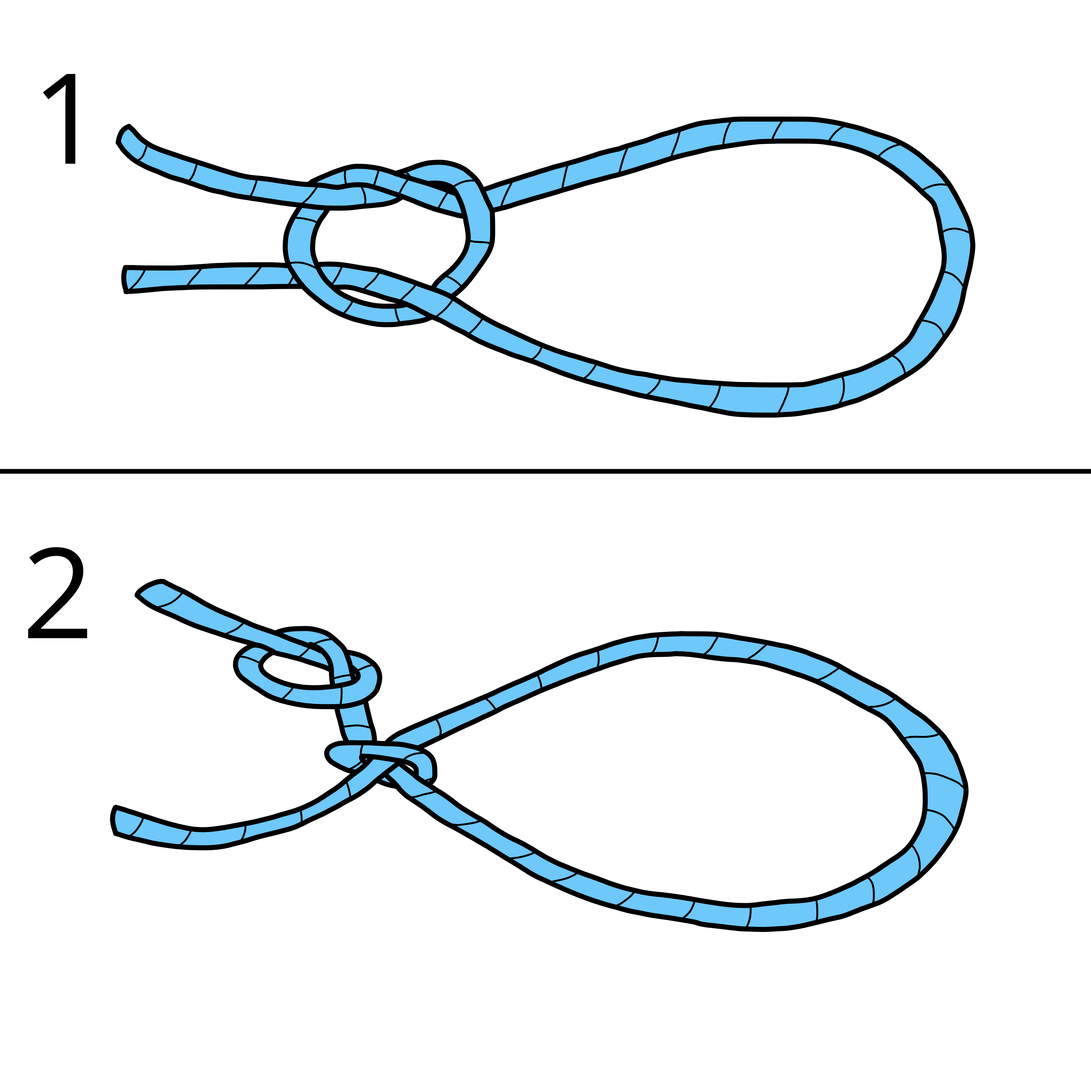
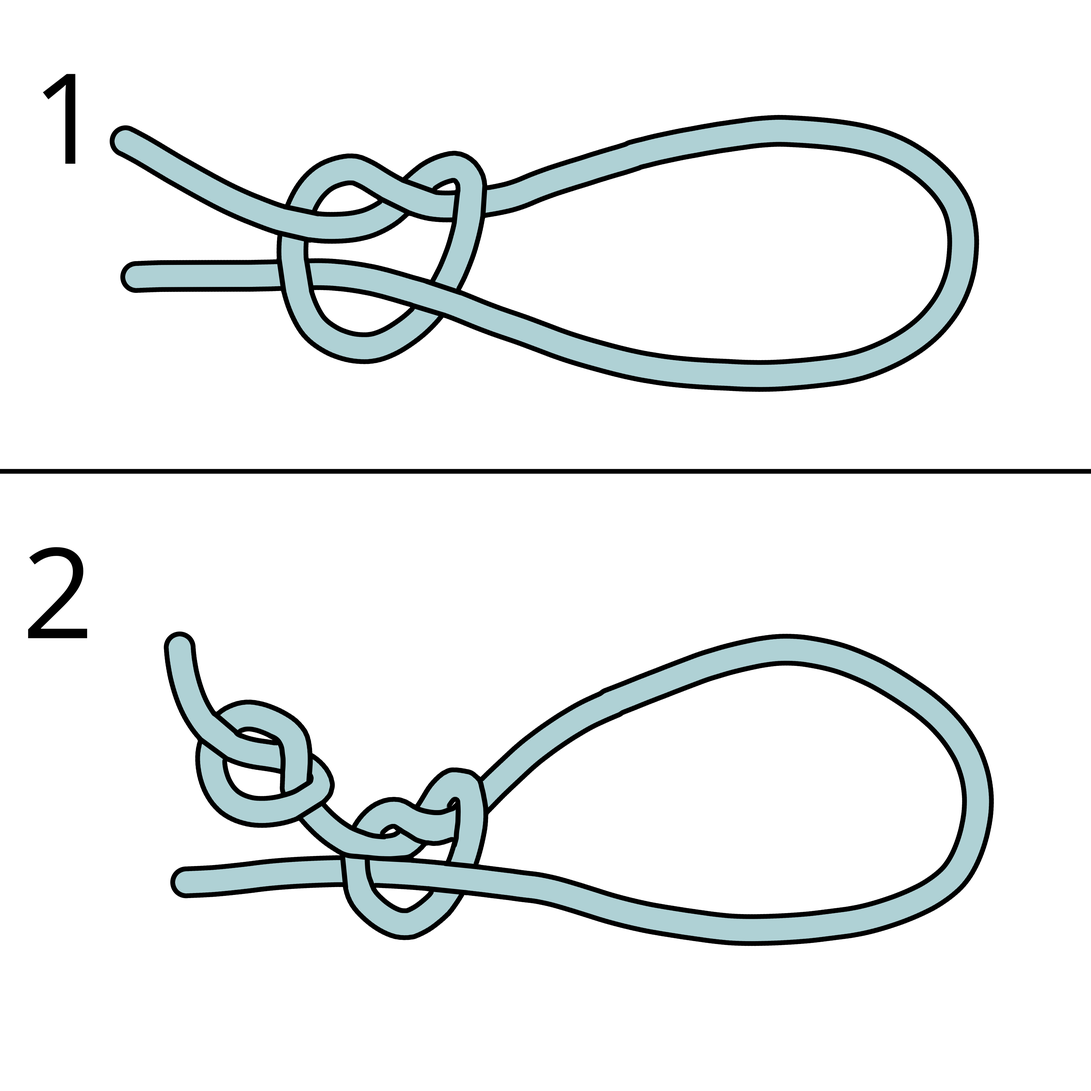
Comparing the layer stacks of the two (1091, 1091) images. Changes:
removed group "Group 2" (3 layers) over [109, 114, 984, 947]
removed layer "Lines" from group "Group 2" over [118, 114, 984, 932]
added group "2" (2nd of 2) with 2 layers above "1" over [152, 622, 995, 947]
moved "Line art" (1st of 2, in "2") into group "2", painted on it over [109, 114, 995, 947]
moved "Color" (1st of 2, in "2") into group "2", painted on it over [109, 114, 995, 945]
added group "1" (2nd of 2) with 2 layers above "Background" over [109, 114, 980, 403]
added layer "Line art" (2nd of 2, in "1") in group "1" over [109, 114, 980, 403]
added layer "Color" (2nd of 2, in "1") in group "1" over [109, 114, 980, 403]
painted on "Background" over [109, 114, 995, 947]
